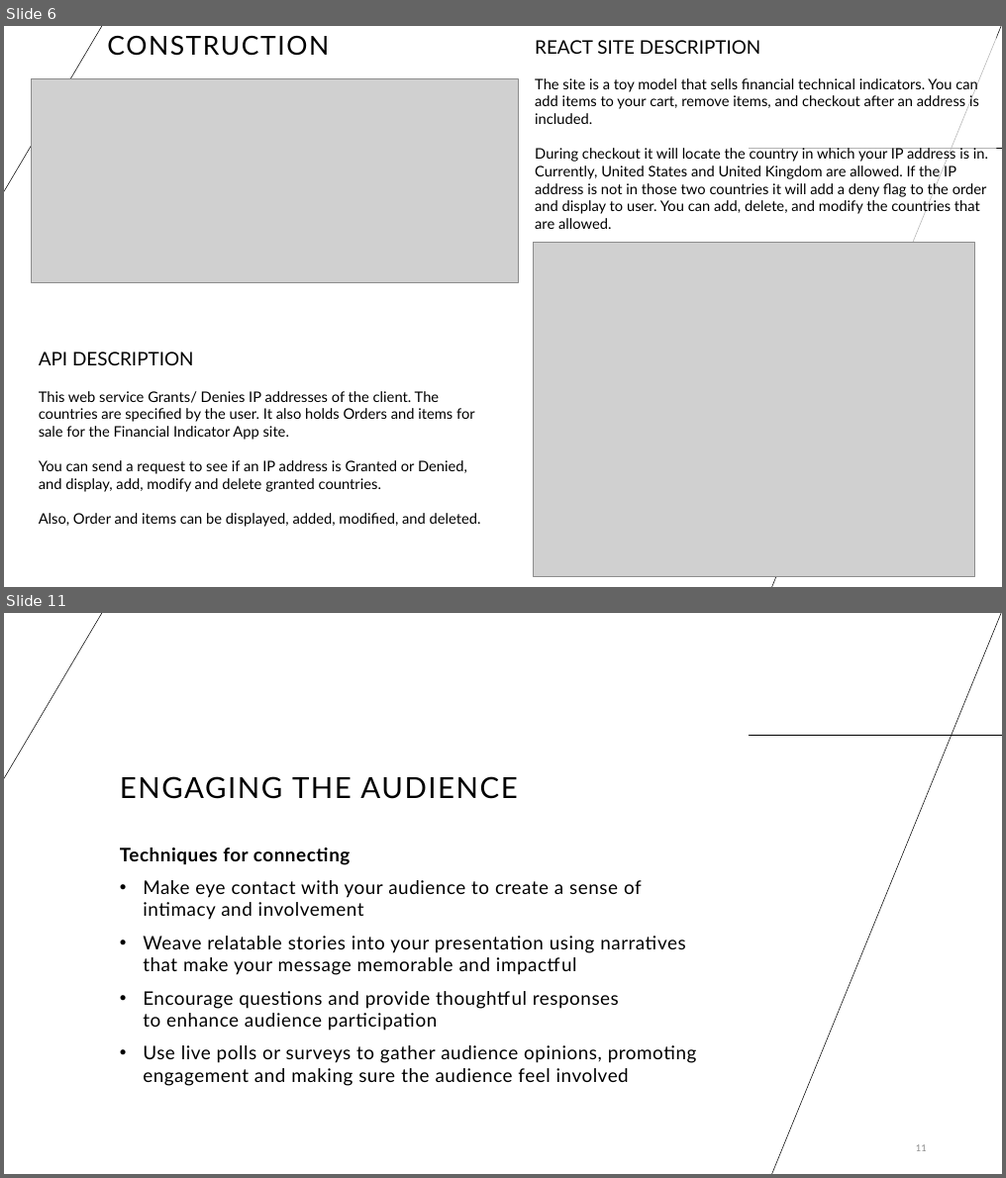
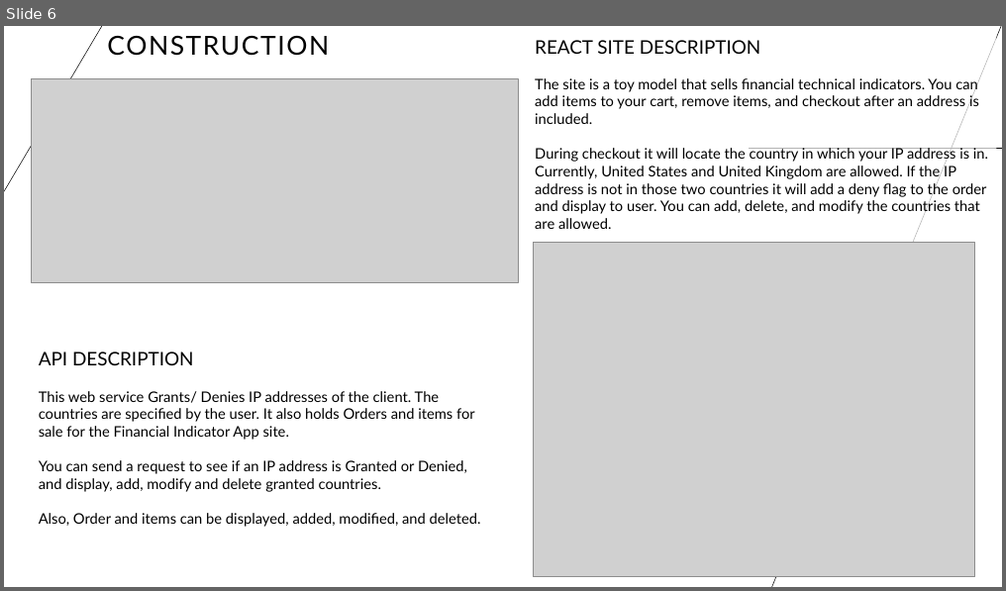
Before and after one commit to supracharger/WebAPI_FinalProject_REACT, a slide deck: Overview.pptx. Shown one above the other, each under a label of ours: slides 6 and 11 before the commit, slide 6 after it; the slides between them are not shown. The pictures are 1006x1178 and 1006x591 pixels, drawn with LibreOffice and Linux fonts; fonts in the diff are those of the drawing; grey boxes stand for pictures. Boxes give left, top, right and bottom in pixels: in the first picture for what was removed or moved away, otherwise in the second. Text is boxed around its words. In the diff, an @@ line names an element or a change of style, - is before the commit and + after.

```diff
--- a/Overview.pptx
+++ b/Overview.pptx
@@ slide 11 removed at (4,613,1002,1174), background #FFFFFF; not listed: 3 template elements that a slide beside it also shows @@
@@ title removed at (120,776,517,799) @@
-ENGAGING THE AUDIENCE
@@ text removed at (120,848,697,1086) @@
-Techniques for connecting
-  • Make eye contact with your audience to create a sense of intimacy and involvement
-  • Weave relatable stories into your presentation using narratives that make your message memorable and impactful
-  • Encourage questions and provide thoughtful responses to enhance audience participation
-  • Use live polls or surveys to gather audience opinions, promoting engagement and making sure the audience feel involved
@@ page number removed at (916,1145,927,1152) @@
-11
```
Also in this commit, not shown: 6 slides added, 12 other slides removed, 4 other files.
